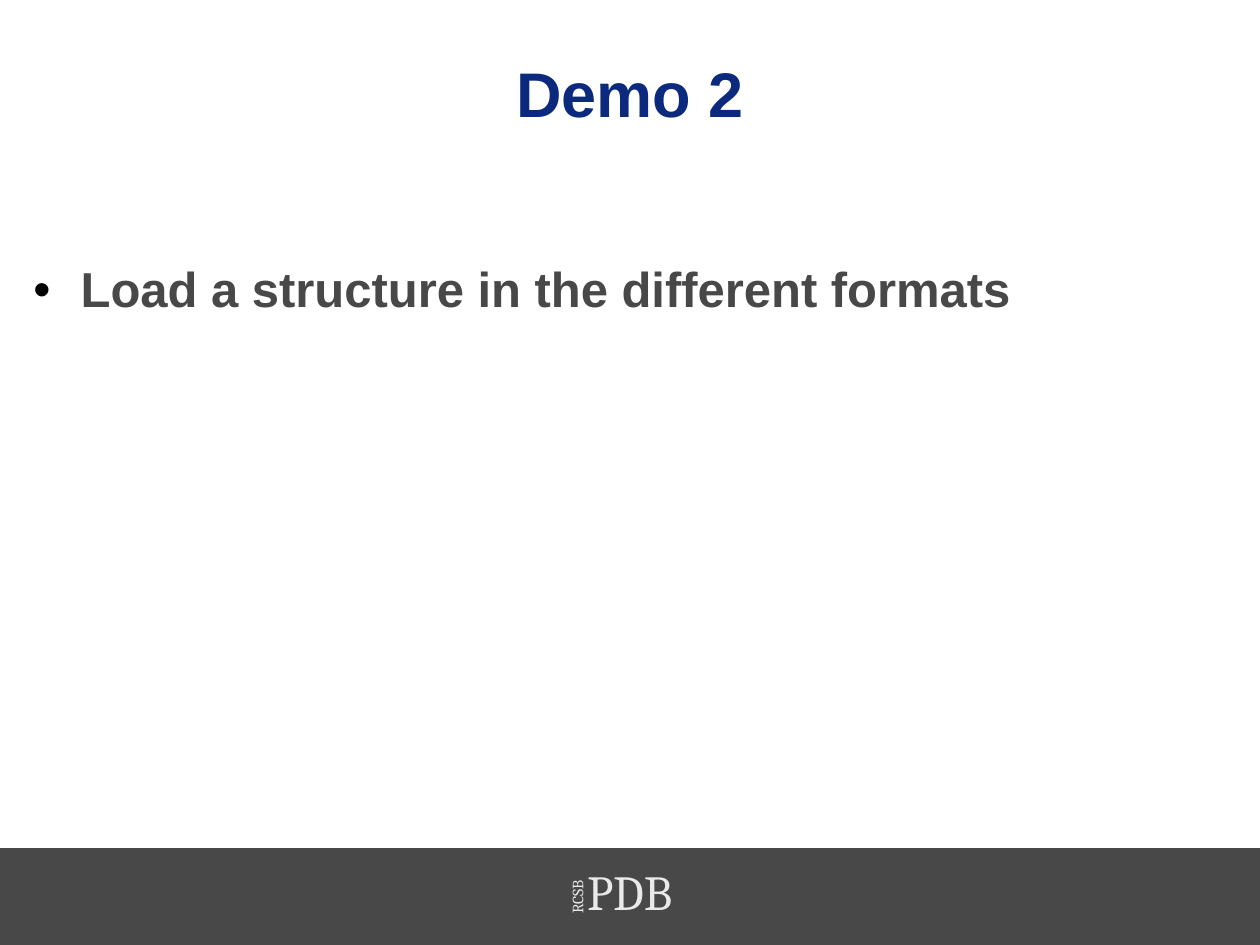
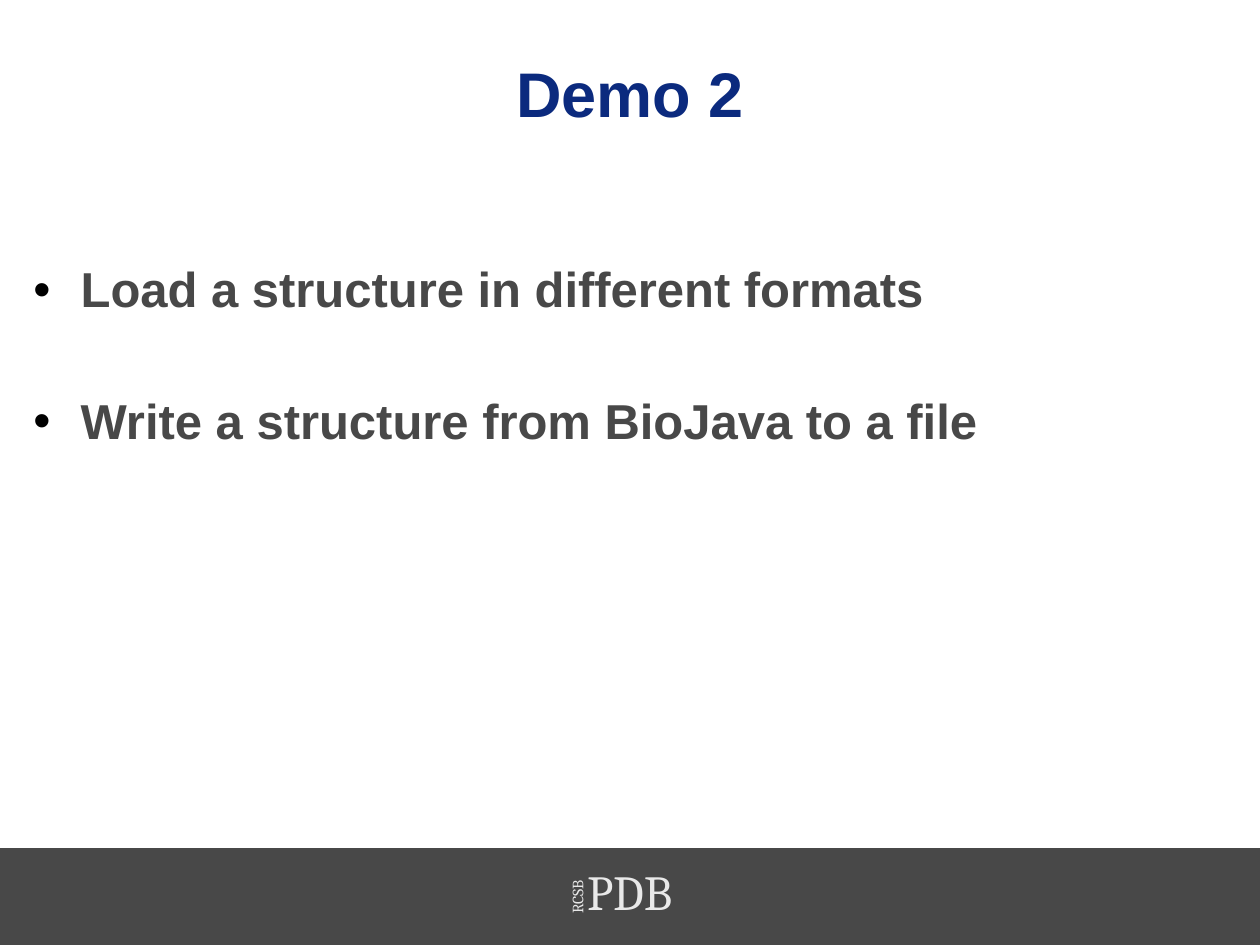
Before and after one commit to sbl-sdsc/mmtf-workshop-2017, a slide deck: slide 18 of 6-biojava/MMTF2017-BioJava.pptx (slide 15 before the commit). Drawn at 1260x945 pixels with LibreOffice and Linux fonts; fonts in the diff are those of the drawing; background and template pictures are left out. Boxes give left, top, right and bottom in pixels: in the first picture for what was removed or moved away, otherwise in the second. Text is boxed around its words. In the diff, an @@ line names an element or a change of style, - is before the commit and + after.

```diff
--- a/6-biojava/MMTF2017-BioJava.pptx
+++ b/6-biojava/MMTF2017-BioJava.pptx
@@ text at <box>81,271,977,440</box>: text changed @@
-• Load a structure in the different formats
+• Load a structure in different formats
+• Write a structure from BioJava to a file
```
Also in this commit, not shown: 12 other slides changed, 6 slides added, 3 slides removed.
